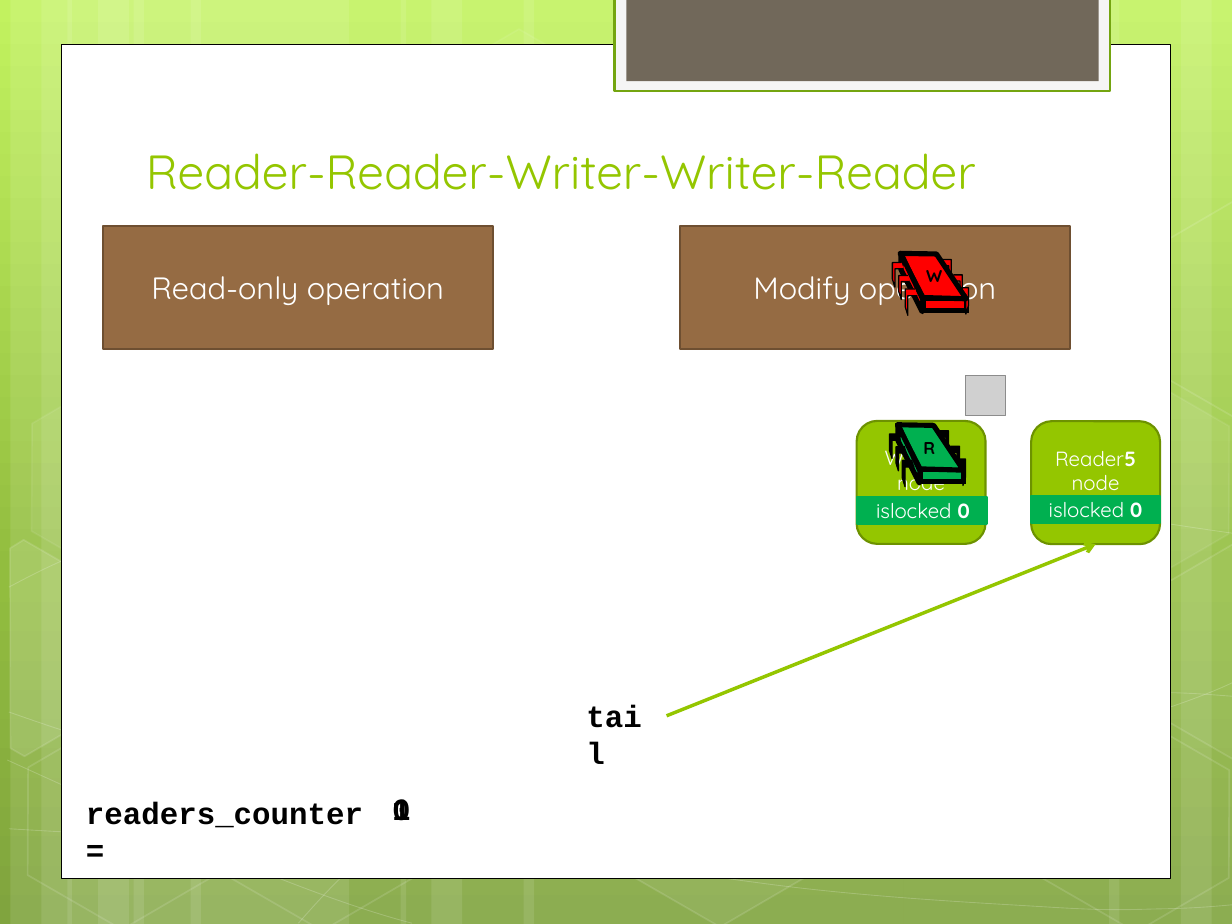
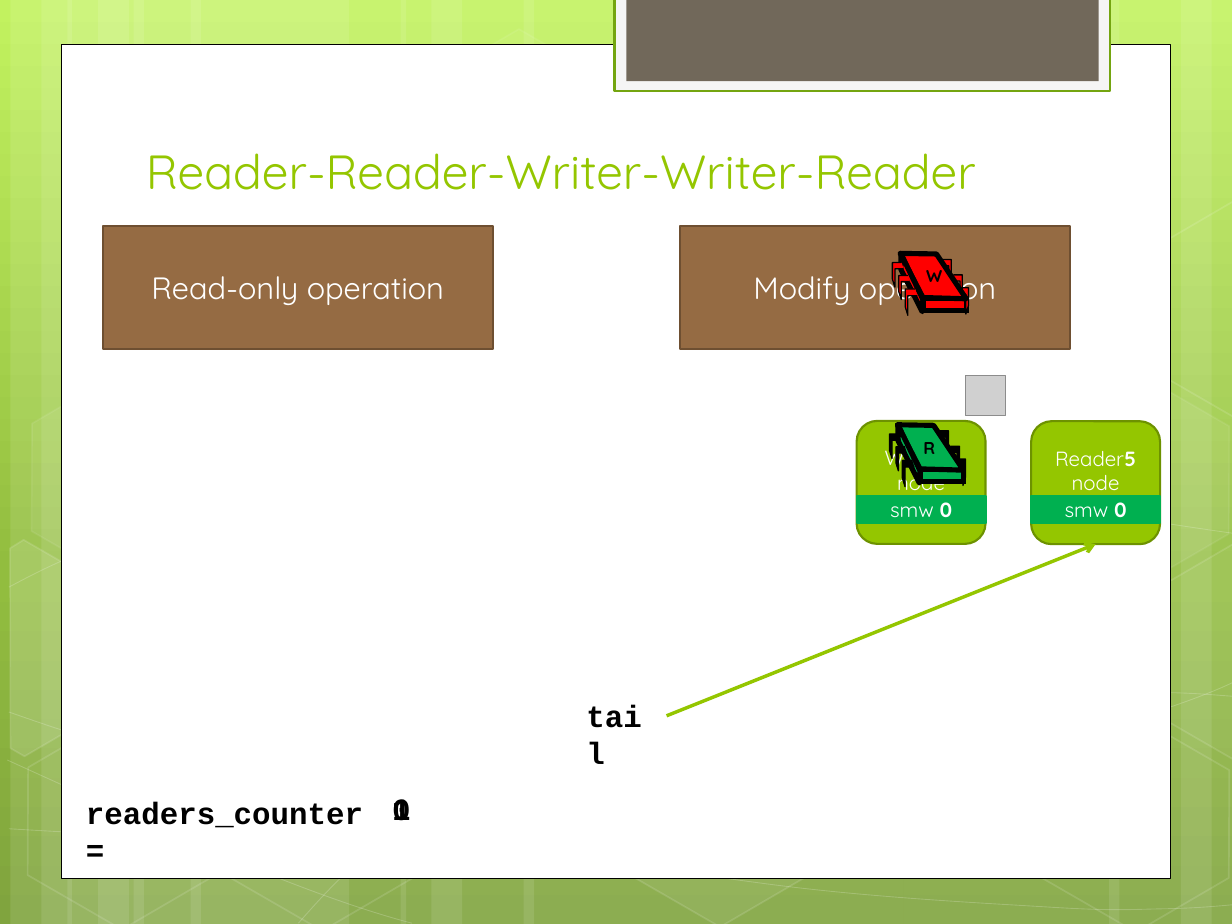
Before and after one commit to pramalhe/ConcurrencyFreaks, a slide deck: slide 10 of Presentations/CLH-RWLock.pptx. Drawn at 1232x924 pixels with LibreOffice and Linux fonts; fonts in the diff are those of the drawing; grey boxes stand for pictures. Boxes give left, top, right and bottom in pixels: in the first picture for what was removed or moved away, otherwise in the second. Text is boxed around its words. In the diff, an @@ line names an element or a change of style, - is before the commit and + after.

```diff
--- a/Presentations/CLH-RWLock.pptx
+++ b/Presentations/CLH-RWLock.pptx
@@ rectangle removed at [856, 496, 986, 524] @@
-islocked 1
@@ text in rectangle at [890, 502, 953, 517]: text changed @@
-islocked 0
+smw 0
@@ text in rectangle at [1065, 502, 1127, 518]: text changed @@
-islocked 0
+smw 0
```
Also in this commit, not shown: 7 other slides changed, 3 other files.
